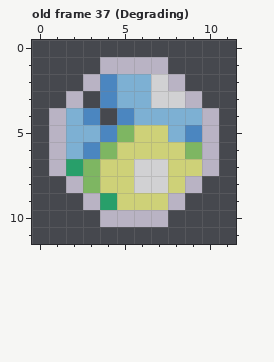
Edited in one commit: pixel-art file (games/Phaser-Snake-Game/public/assets/sprites/atomicPickup01.aseprite). The picture above is the old version.
12x12 pixels, 48 frames. Shown: old frame 37 (Degrading). The commit also changed other frames, which this record leaves out.
After the commit:
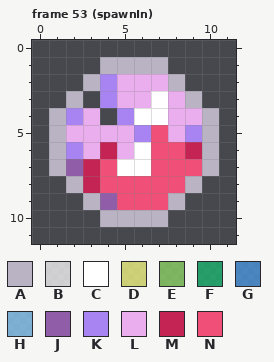
Palette (. is transparent): A #b9b3c4  B #ffffffbf  C #ffffff  D #fbff86bf  E #91db69bf  F #1ebc73bf  G #4d9be6bf  H #8fd3ffbf  J #905ea9  K #a884f3  L #eaaded  M #c32454  N #f04f78
A new or re-ordered frame is compared with the old frame closest to it.
Difference:
frames 48 -> 53
Changed rows in their new state; - is an unchanged pixel.
Frame 53 (spawnIn) is new; against old frame 37 (Degrading), layer "boundary":
first column x 2:
 2 --KLLL--
 3 --KLLCL-
 4 KL-KCCLL
 5 LLLLKNLK
 6 KLMLCNNM
 7 JMNCCNNN
 8 -MNNNNN-
 9 --JNNN--
Boxes around the changes in both pictures, in picture pixels (x1, y1, x2, y2):
changed: (66, 74, 202, 210)
